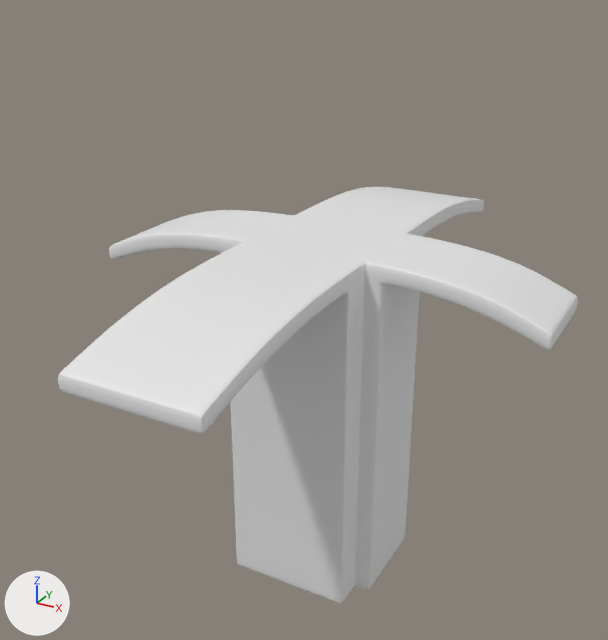
An edit to the FBX model Assets/Models/Building3.fbx, drawn before and after from the same camera.
One viewpoint serves both versions: a 50 mm lens placed at (17.5, -43.1, 16.1), pointed at (-1.0, -9.4, -0.8). Every picture has the same lights, and +X, +Y and +Z are marked at lower left. The picture after the commit comes second. Where no turn or scale is listed for an object, it has been applied to the vertices.
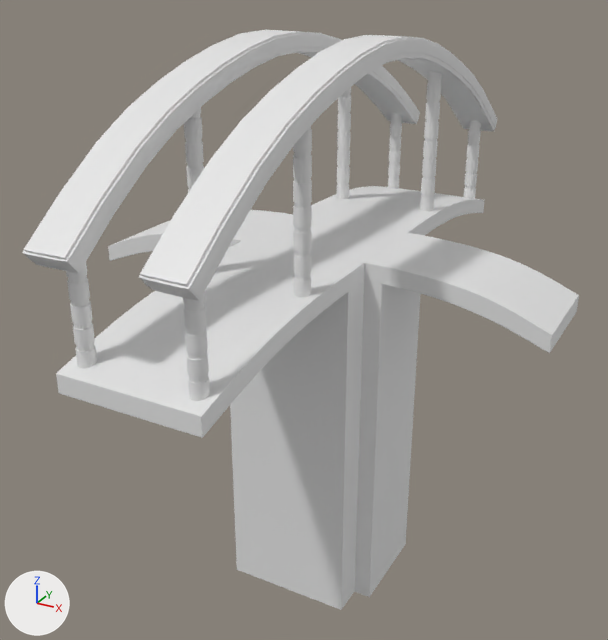
Changed parts and their boxes [x1, y1, x2, y2] in the pictures (608 x 640 px):
'Cube', reshaped
    before: [58, 187, 578, 603]
    after: [56, 186, 579, 610]
'TobBeam', added
    after: [22, 30, 497, 301]
'support.001', added
    after: [184, 72, 442, 297]
'support', added
    after: [66, 113, 481, 401]

Diff of the bpy script that builds the scene:
```diff
--- a/Assets/Models/Building3.fbx.py
+++ b/Assets/Models/Building3.fbx.py
@@ me_cube_001 @@
 # used by ob_cube; location = (-0.12, -8.88, -0.88)
-me_cube_001.from_pydata(...)  # 7234 vertices, 7232 faces; spans x -11.5..11.5, y -14.9..14.9, z -13.5..4.4
+me_cube_001.from_pydata(...)  # 13865 vertices, 13760 faces; spans x -11.5..11.5, y -14.9..14.9, z -13.9..4.4
+# me_cube_001 part 1: 380 vertices moved within x -11.5..11.5, y -14.9..14.9, z -10.6..4.4; 2571 vertices removed from x -11.4..11.4, y -14.9..14.9, z -13.5..4.3; 9202 vertices added at x -11.5..11.5, y -14.9..14.9, z -13.9..4.4
@@ me_cylinder_003 @@
+me_cylinder_003.from_pydata(...)  # 3848 vertices, 3968 faces; spans x -5.31..0.35, y -13.95..0.35, z -4.81..2.93
@@ me_cylinder_002 @@
+me_cylinder_002.from_pydata(...)  # 2824 vertices, 2944 faces; spans x -5.3..0.4, y -28.3..0.4, z -4.8..0.4
@@ me_cube_004 @@
+me_cube_004.from_pydata(...)  # 2728 vertices, 2752 faces; spans x -1.6..5.4, y 6.0..36.8, z 0.9..7.3
@@ ob_support_001 @@
+ob_support_001 = bpy.data.objects.new('support.001', me_cylinder_003)
+ob_support_001.location = (2.36, -2.09, 8.11)
@@ ob_support @@
+ob_support = bpy.data.objects.new('support', me_cylinder_002)
+ob_support.location = (2.36, 5.11, 7.0)
@@ ob_tobbeam @@
+ob_tobbeam = bpy.data.objects.new('TobBeam', me_cube_004)
+ob_tobbeam.location = (-2.02, -30.35, 5.41)
```
